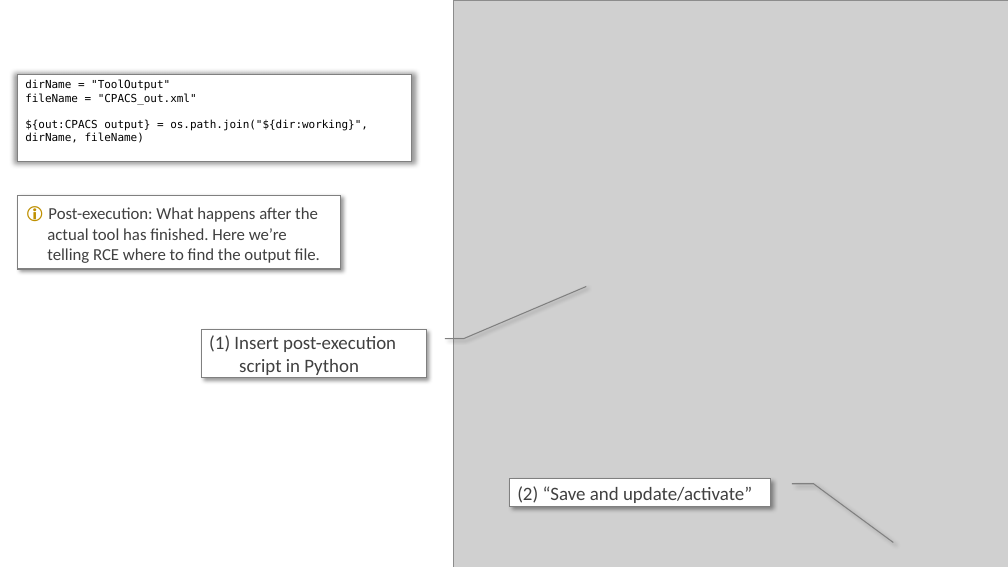
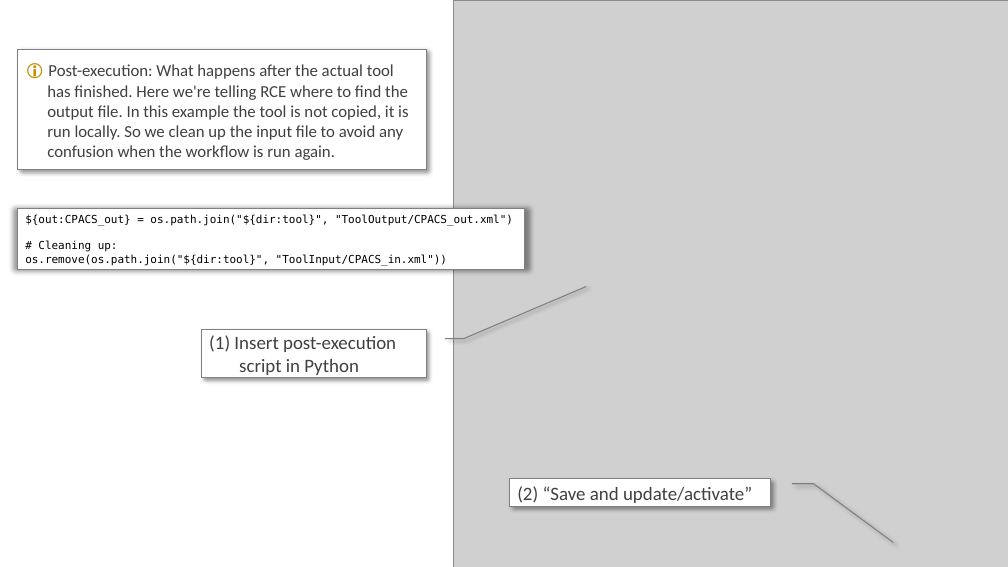
Before and after one commit to DLR-SL/CPACS_Seminar, a slide deck: slide 10 of ToolIntegration/dummyTools/wingModifier/documentation/toolIntegrationSettings.pptx. Drawn at 1008x567 pixels with LibreOffice and Linux fonts; fonts in the diff are those of the drawing; grey boxes stand for pictures. Boxes give left, top, right and bottom in pixels: in the first picture for what was removed or moved away, otherwise in the second. Text is boxed around its words. In the diff, an @@ line names an element or a change of style, - is before the commit and + after.

```diff
--- a/ToolIntegration/dummyTools/wingModifier/documentation/toolIntegrationSettings.pptx
+++ b/ToolIntegration/dummyTools/wingModifier/documentation/toolIntegrationSettings.pptx
@@ rectangle "🛈 Post-execution: What happens after ...": place and size @@
-rectangle "🛈 Post-execution: What happens after ..." at [18, 195, 340, 268]
+rectangle "🛈 Post-execution: What happens after ..." at [18, 49, 426, 169]
@@ text in rectangle at [47, 64, 408, 160]: text changed @@
-🛈 Post-execution: What happens after the actual tool has finished. Here we’re telling RCE where to find the output file.
+🛈 Post-execution: What happens after the actual tool has finished. Here we're telling RCE where to find the output file. In this example the tool is not copied, it is run locally. So we clean up the input file to avoid any confusion when the workflow is run again.
@@ rectangle "${out:CPACS_out} = os.path.join("${dir:tool}", "ToolOutput/C ...": place and size @@
-rectangle "${out:CPACS_out} = os.path.join("${dir:tool}", "ToolOutput/C ..." at [18, 74, 412, 162]
+rectangle "${out:CPACS_out} = os.path.join("${dir:tool}", "ToolOutput/C ..." at [18, 209, 525, 270]
@@ text in rectangle at [25, 214, 513, 266]: text changed @@
-dirName = "ToolOutput"
-fileName = "CPACS_out.xml"
-${out:CPACS output} = os.path.join("${dir:working}", dirName, fileName)
+${out:CPACS_out} = os.path.join("${dir:tool}", "ToolOutput/CPACS_out.xml")
+# Cleaning up:
+os.remove(os.path.join("${dir:tool}", "ToolInput/CPACS_in.xml"))
```
Also in this commit, not shown: 2 other slides changed, 3 other files.
